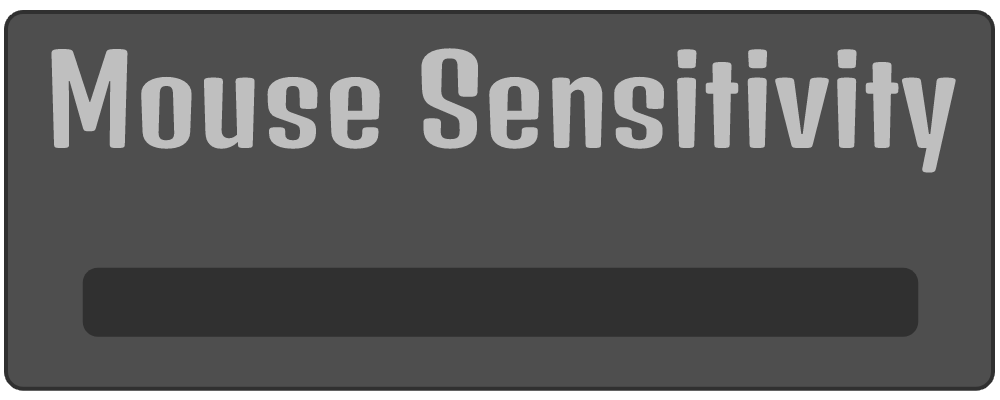
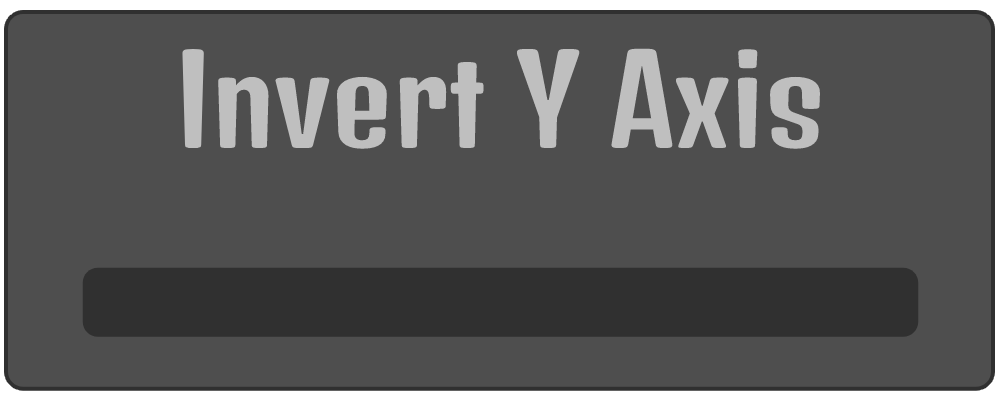
The second 1000 × 400 image is a revision of the first. Changes to its layers:
added layer "Invert Y Axis" above "Mouse Sensitivity" over [182, 48, 820, 149]
hid "Mouse Sensitivity" over [51, 48, 956, 173]
